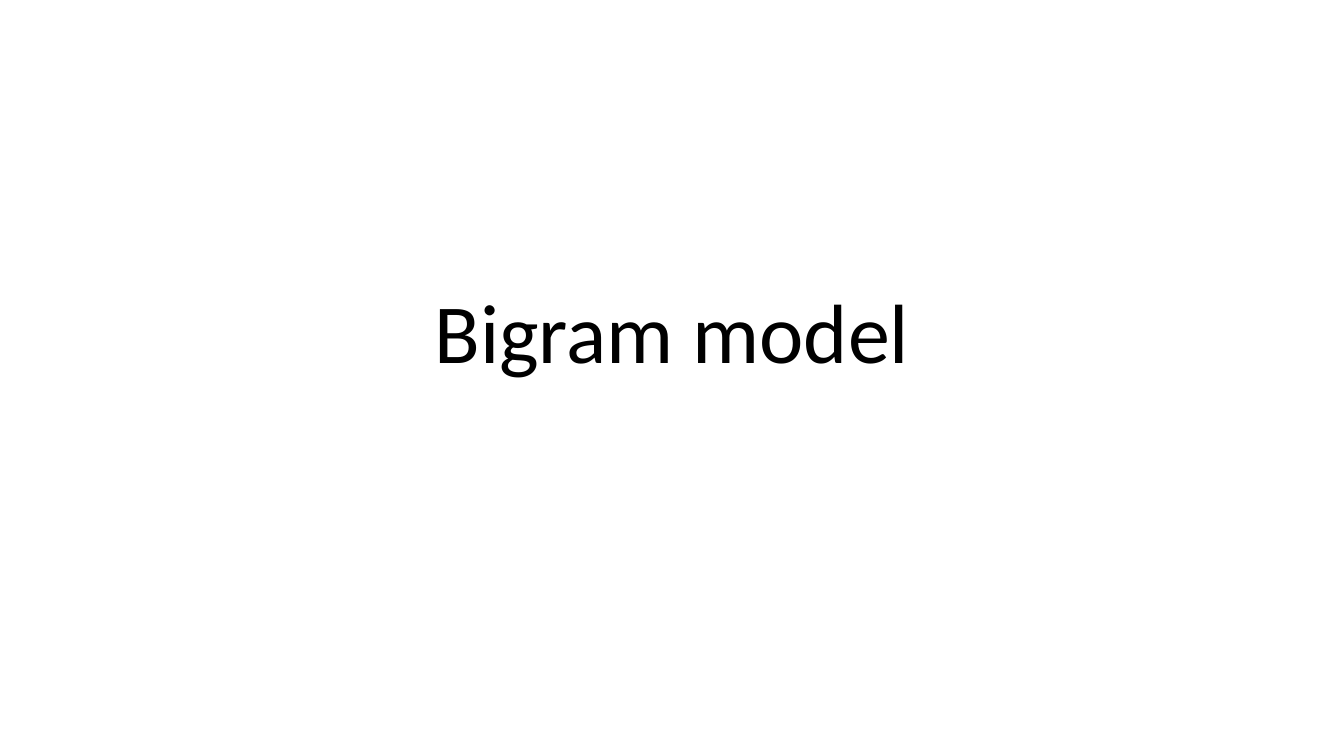
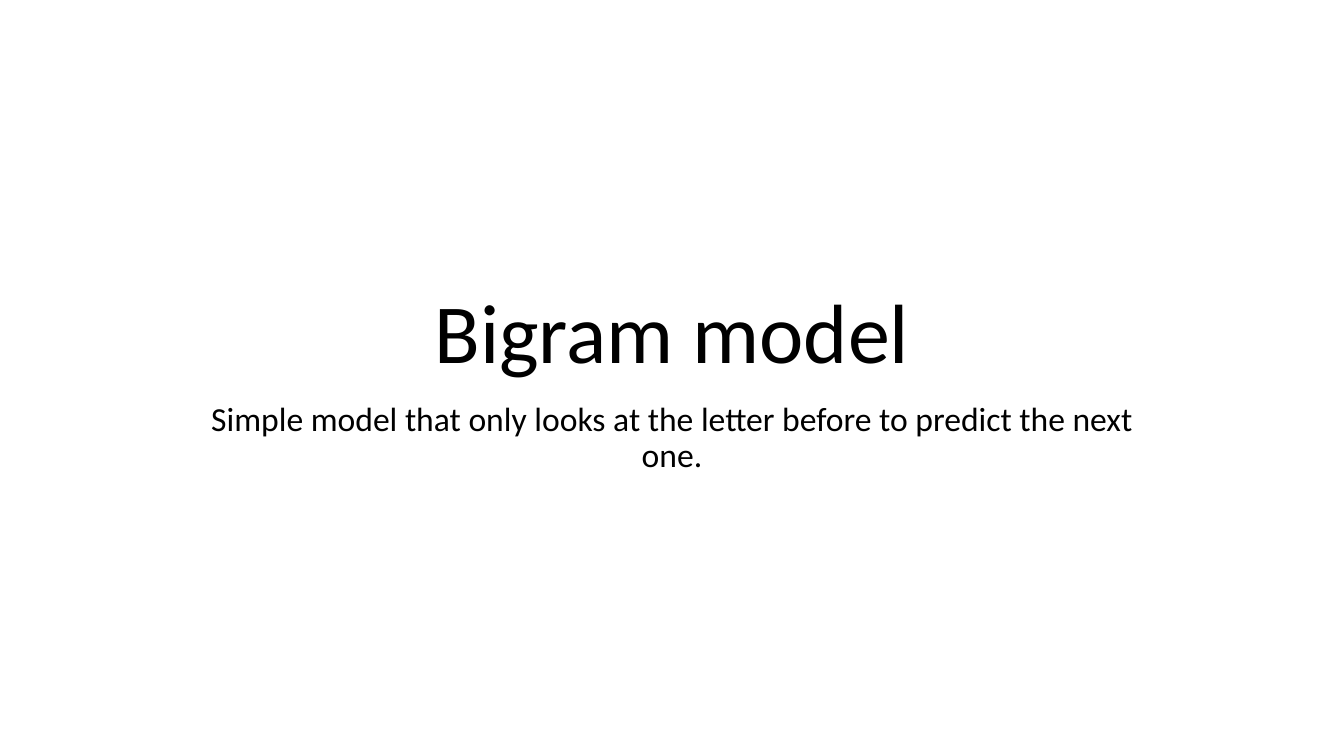
Before and after one commit to bodzio50318/genAiWorkshop, a slide deck: slide 9 of AiDem.pptm (slide 8 before the commit). Drawn at 1344x756 pixels with LibreOffice and Linux fonts; fonts in the diff are those of the drawing. Boxes give left, top, right and bottom in pixels: in the first picture for what was removed or moved away, otherwise in the second. Text is boxed around its words. In the diff, an @@ line names an element or a change of style, - is before the commit and + after.

```diff
--- a/AiDem.pptm
+++ b/AiDem.pptm
@@ subtitle added at [211,407,1133,468], 24 pt, text #000000 @@
+Simple model that only looks at the letter before to predict the next one.
```
Also in this commit, not shown: 5 other slides changed, 4 slides added, 1 slide removed, 1 other file.
